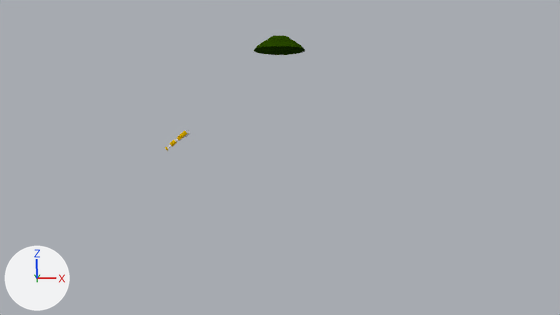
The Blender file Fiptubat/Assets/Models/Player/Human (Male).blend: old version first, new version second.
The view is the same before and after, from the file's camera 'Eyes'. Every picture has the same lights, and +X, +Y and +Z are marked at lower left.

Names of what the first picture shows: 'Helmet', 'Raygun'.
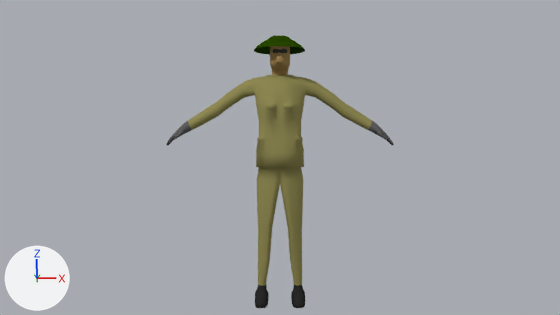
Where the change shows, as pixel boxes (x1, y1, x2, y2) in the pictures (560 x 315 px):
'Body', shown
    after: (166, 46, 394, 308)
'Raygun', deleted
    before: (165, 130, 190, 151)

The change, as a list of edits to the scene's bpy script:
```text
Change mat_mask:
    mat_mask.base_color: (0.549, 0.466, 0.263) -> (0.359, 0.23, 0.0867)  # beige #c4b68c -> brown #a28453
Change ob_body:
    ob_body.location: (0.0, 0.0, 0.0) -> (0.0, 0.0, 0.972)
    remove ob_body.hide_viewport = True
Remove ob_raygun:
    ob_raygun = bpy.data.objects.new('Raygun', me_cube)
    ob_raygun.location = (-0.719, 0.045, 1.228)
    ob_raygun.rotation_euler = (1.571, 0.873, 0.0)  # degrees (90, 50, 0)
    ob_raygun.scale = (0.1, 0.1, 0.1)
Change ob_coils:
    remove ob_coils.parent = ob_raygun
Change ob_rechargehandleslot:
    remove ob_rechargehandleslot.parent = ob_raygun
```
